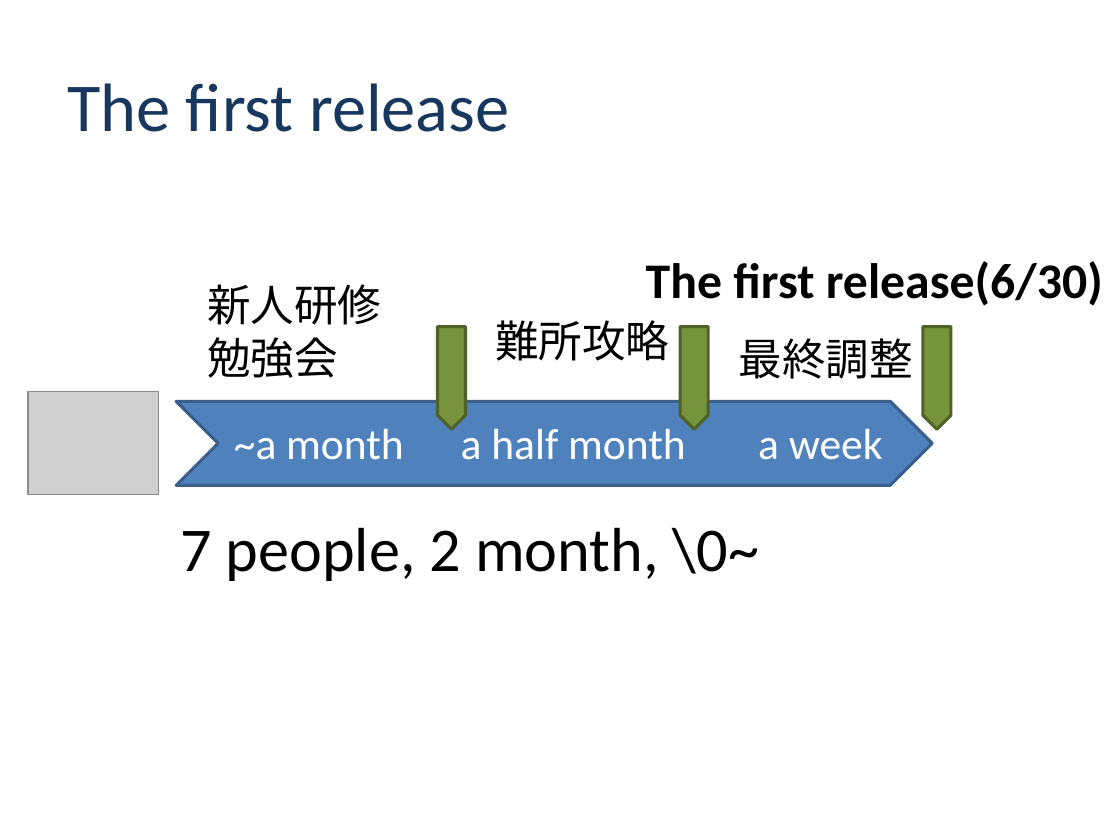
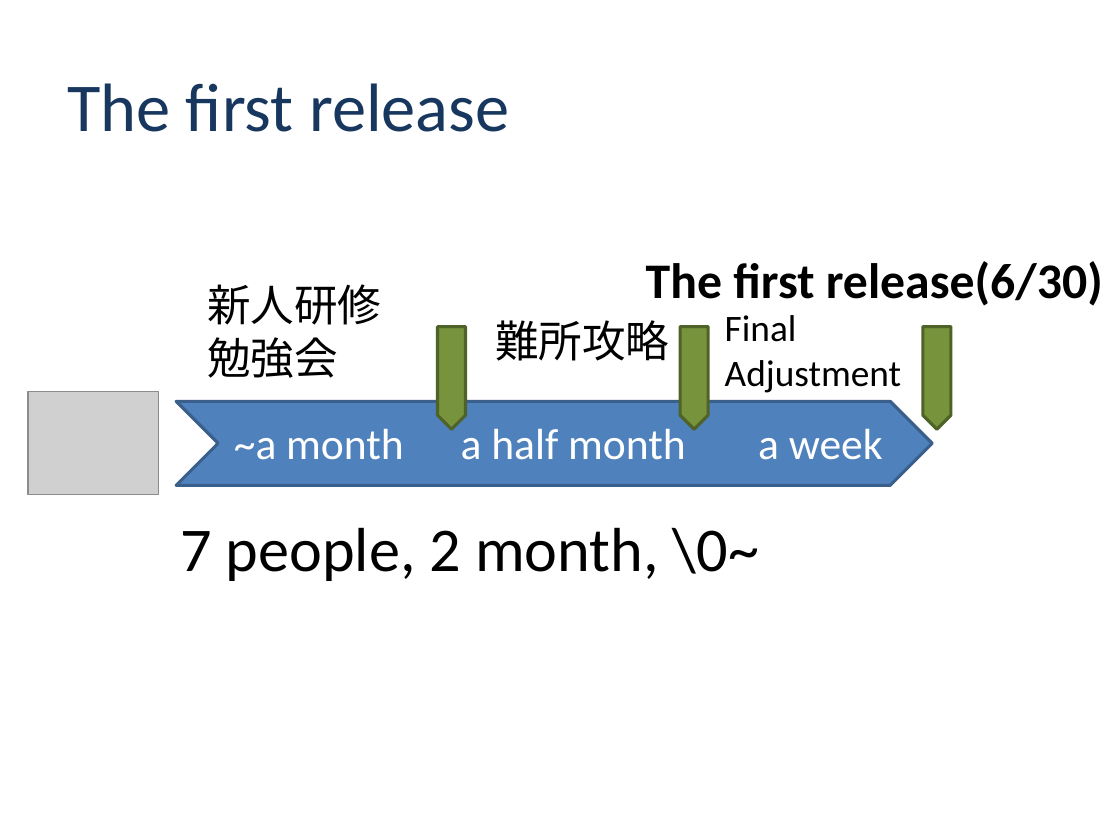
Before and after one commit to class-snct-rikitakelab/e-konbu2012, a slide deck: slide 12 of Inception Deck -E-konbu-.pptx (slide 13 before the commit). Drawn at 1120x840 pixels with LibreOffice and Linux fonts; fonts in the diff are those of the drawing; grey boxes stand for pictures; background and template pictures are left out. Boxes give left, top, right and bottom in pixels: in the first picture for what was removed or moved away, otherwise in the second. Text is boxed around its words. In the diff, an @@ line names an element or a change of style, - is before the commit and + after.

```diff
--- a/Inception Deck -E-konbu-.pptx
+++ b/Inception Deck -E-konbu-.pptx
@@ text at [725,315,901,393]: text changed; size 28 to 24 pt @@
-最終調整
+Final
+Adjustment
```
Also in this commit, not shown: 4 other slides changed, 1 slide removed, 16 other files.
